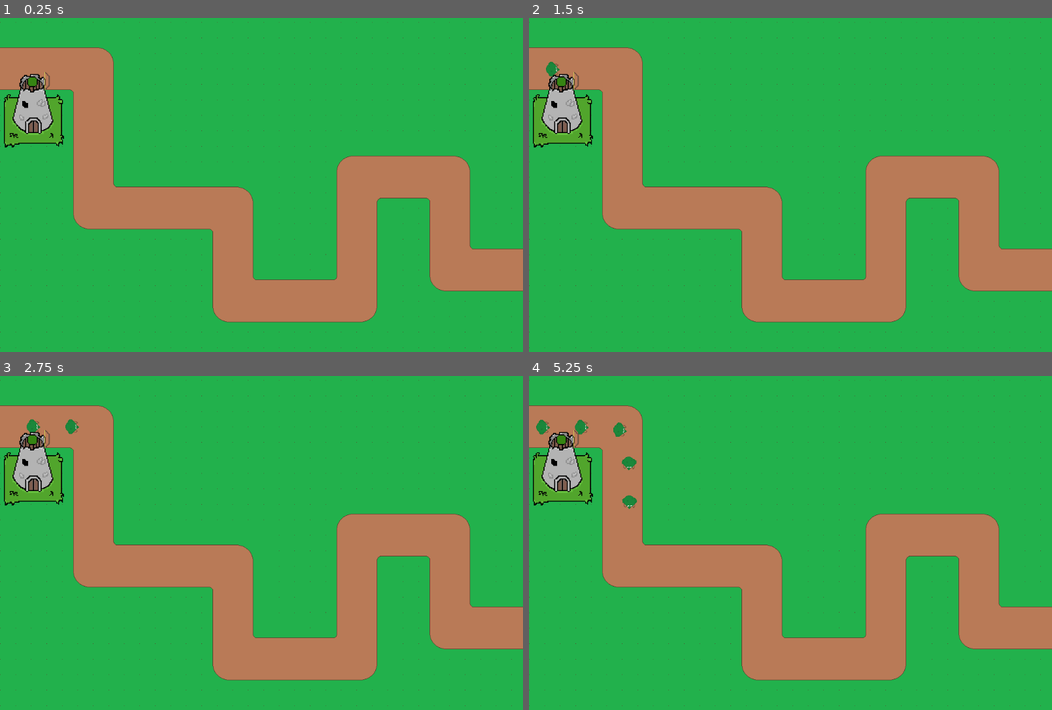
Above: before the commit, frames 1-4 (two rows, left to right).
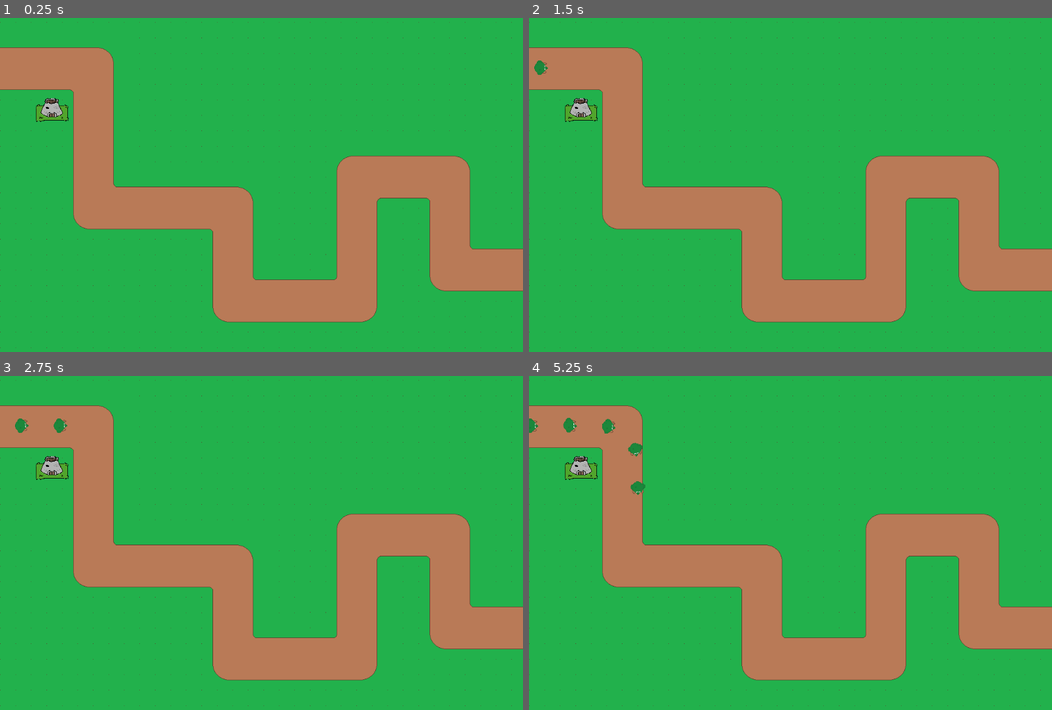
Above: after the commit, the same moments.

Repository: Prakhar-7/Godot-Wild-Jam-73
Game: Godot game, scene res://scenes/level_1.tscn
Same seed, same stepped clock (60 frames per second), same inputs: the game is played once before the commit and once after it.
Inputs:
- Up to frame 1 (0.25 s): no input
- Up to frame 2 (1.5 s): tap Enter at 0.5 s
- Up to frame 3 (2.75 s): no input
- Up to frame 4 (5.25 s): no input

The runs differ from the first frame. In frame 1, 2.0% of the frame differs, in the area x 0-14%, y 16-39%; in frame 2, 2.1%; in frame 3, 2.3%; in frame 4, 2.7%, in the area x 0-23%, y 12-40%.

Commit message:
Add Castle & Arrow

Diff:
--- a/Mobs/Stage_1.tscn
+++ b/Mobs/Stage_1.tscn
@@ -4,7 +4,7 @@
 
 [sub_resource type="Curve2D" id="Curve2D_pnecd"]
 _data = {
-"points": PackedVector2Array(0, 0, 0, 0, -17, 126, 0, 0, 0,  …(94 unchanged characters)… 129, 0, 0, 0, 0, 200, 140, 0, 0, 0, 0, 206, 152, 0, 0, 0, 0, 208, 176, 0, 0, 0, 0, 208, 205, 0, 0, 0, 0, 208, 238, 0, 0, 0, 0, 209, 266, 0, 0, 0, 0, 209, 299, 0, 0, 0, 0, 209, 337, 0, 0, 0, 0, 208, 365, 0, 0, 0, 0, 212, 392, 0, 0, 0, 0, 233, 413, 0, 0, 0, 0, 274, …(845 unchanged characters)…
+"points": PackedVector2Array(0, 0, 0, 0, -17, 126, 0, 0, 0,  …(94 unchanged characters)… 129, 0, 0, 0, 0, 200, 140, 0, 0, 0, 0, 215, 157, 0, 0, 0, 0, 219, 175, 0, 0, 0, 0, 223, 208, 0, 0, 0, 0, 223, 242, 0, 0, 0, 0, 225, 268, 0, 0, 0, 0, 222, 299, 0, 0, 0, 0, 222, 335, 0, 0, 0, 0, 220, 363, 0, 0, 0, 0, 224, 395, 0, 0, 0, 0, 233, 413, 0, 0, 0, 0, 274, …(845 unchanged characters)…
 }
 point_count = 56
 
@@ -12,8 +12,7 @@
 curve = SubResource("Curve2D_pnecd")
 
 [node name="PathFollow2D" type="PathFollow2D" parent="."]
-position = Vector2(1, 128)
+position = Vector2(-17, 126)
 loop = false
 
 [node name="Soldier A" parent="PathFollow2D" instance=ExtResource("1_vjn87")]
-position = Vector2(24, 3)
--- /dev/null
+++ b/Tower/Arrow.gd
@@ -0,0 +1,24 @@
+extends CharacterBody2D
+
+
+var target
+var speed = 1000
+var pathName = ""
+var bulletDamage
+
+func _physics_process(delta):
+	var pathSpawnerNode = get_tree().get_root().get_node("Level 1/PathSpawner")
+
+	for i in pathSpawnerNode.get_child_count():
+		if pathSpawnerNode.get_child(i).name == pathName:
+			target = pathSpawnerNode.get_child(i).get_child(0).get_child(0).global_position
+
+	velocity = global_position.direction_to(target) * speed
+
+	look_at(target)
+
+	move_and_slide()
+
+func _on_area_2d_body_entered(body):
+	if "soldier_a" in body.name:
+		queue_free()
--- /dev/null
+++ b/Tower/Arrow.tscn
@@ -0,0 +1,31 @@
+[gd_scene load_steps=5 format=3 uid="uid://dba5ihtbm7upt"]
+
+[ext_resource type="Texture2D" uid="uid://drvxtm6psxim2" path="res://assets/Arrow.png" id="1_jd5qb"]
+[ext_resource type="Script" path="res://Tower/Arrow.gd" id="1_trixd"]
+
+[sub_resource type="CapsuleShape2D" id="CapsuleShape2D_y0owb"]
+radius = 2.0
+height = 16.0
+
+[sub_resource type="CapsuleShape2D" id="CapsuleShape2D_pkicq"]
+radius = 3.0
+height = 18.0
+
+[node name="Arrow" type="CharacterBody2D"]
+script = ExtResource("1_trixd")
+
+[node name="Arrow" type="Sprite2D" parent="."]
+position = Vector2(1, 0)
+texture = ExtResource("1_jd5qb")
+
+[node name="CollisionShape2D" type="CollisionShape2D" parent="."]
+position = Vector2(0, -3)
+shape = SubResource("CapsuleShape2D_y0owb")
+
+[node name="Area2D" type="Area2D" parent="."]
+
+[node name="CollisionShape2D" type="CollisionShape2D" parent="Area2D"]
+position = Vector2(0, -3)
+shape = SubResource("CapsuleShape2D_pkicq")
+
+[connection signal="body_entered" from="Area2D" to="." method="_on_area_2d_body_entered"]
--- /dev/null
+++ b/Tower/castle.gd
@@ -0,0 +1,41 @@
+extends StaticBody2D
+
+var Arrow = preload("res://Tower/Arrow.tscn")
+var ArrowDamage = 5
+var pathName
+var currTargets = []
+var curr
+
+
+
+
+func _on_tower_body_entered(body):
+	if "soldier_a" in body.name:
+		var tempArray = []
+		currTargets = get_node("Tower")
+
+		for i in currTargets:
+			if "soldier" in i.name:
+				tempArray.append(i)
+
+		var currTarget = null
+
+		for i in tempArray:
+			if currTarget == null:
+				currTarget = i.get_node("../")
+			else:
+				if i.get_parent().get_progress() > currTarget.get_progress():
+					currTarget = i.get_node("../")
+
+		curr = currTarget
+		pathName = currTarget.get_parrent().name
+
+		var tempArrow = Arrow.instantiate()
+		tempArrow.pathName = pathName
+		tempArrow.ArrowDamage = ArrowDamage
+		get_node("ArrowContainer").add_child(tempArrow)
+		tempArrow.global_position = $Aim.global_position
+
+
+func _on_tower_body_exited(body):
+	pass # Replace with function body.
--- /dev/null
+++ b/Tower/castle.tscn
@@ -0,0 +1,35 @@
+[gd_scene load_steps=5 format=3 uid="uid://wmg38eg7u3sw"]
+
+[ext_resource type="Texture2D" uid="uid://74piev81ee02" path="res://assets/Castle.png" id="1_3y565"]
+[ext_resource type="Script" path="res://Tower/castle.gd" id="1_6pkm1"]
+
+[sub_resource type="RectangleShape2D" id="RectangleShape2D_4b24u"]
+size = Vector2(67, 48)
+
+[sub_resource type="CircleShape2D" id="CircleShape2D_gge1l"]
+radius = 140.004
+
+[node name="Castle" type="StaticBody2D"]
+script = ExtResource("1_6pkm1")
+
+[node name="CollisionShape2D" type="CollisionShape2D" parent="."]
+position = Vector2(-0.5, 11)
+shape = SubResource("RectangleShape2D_4b24u")
+
+[node name="Aim" type="Marker2D" parent="."]
+position = Vector2(0, -13)
+
+[node name="Castle" type="Sprite2D" parent="."]
+position = Vector2(0, 1.90735e-06)
+scale = Vector2(1.09766, 0.642578)
+texture = ExtResource("1_3y565")
+
+[node name="Tower" type="Area2D" parent="."]
+
+[node name="CollisionShape2D" type="CollisionShape2D" parent="Tower"]
+shape = SubResource("CircleShape2D_gge1l")
+
+[node name="Node" type="Node" parent="."]
+
+[connection signal="body_entered" from="Tower" to="." method="_on_tower_body_entered"]
+[connection signal="body_exited" from="Tower" to="." method="_on_tower_body_exited"]
--- a/scenes/level_1.tscn
+++ b/scenes/level_1.tscn
@@ -2,7 +2,7 @@
 
 [ext_resource type="PackedScene" uid="uid://be1ixo1bku7x0" path="res://scenes/tile_map.tscn" id="1_ly4av"]
 [ext_resource type="Script" path="res://scripts/PathSpawner.gd" id="2_03jsy"]
-[ext_resource type="PackedScene" uid="uid://ccblimj4cbkp7" path="res://scenes/castle.tscn" id="3_tftrj"]
+[ext_resource type="PackedScene" uid="uid://wmg38eg7u3sw" path="res://Tower/castle.tscn" id="3_4838o"]
 
 [node name="Level 1" type="Node2D"]
 
@@ -18,7 +18,9 @@
 [node name="Timer" type="Timer" parent="PathSpawner"]
 autostart = true
 
-[node name="Castle" parent="." instance=ExtResource("3_tftrj")]
-position = Vector2(69, 177)
+[node name="Towers" type="Node" parent="."]
+
+[node name="Castle" parent="Towers" instance=ExtResource("3_4838o")]
+position = Vector2(107, 201)
 
 [connection signal="timeout" from="PathSpawner/Timer" to="PathSpawner" method="_on_timer_timeout"]
